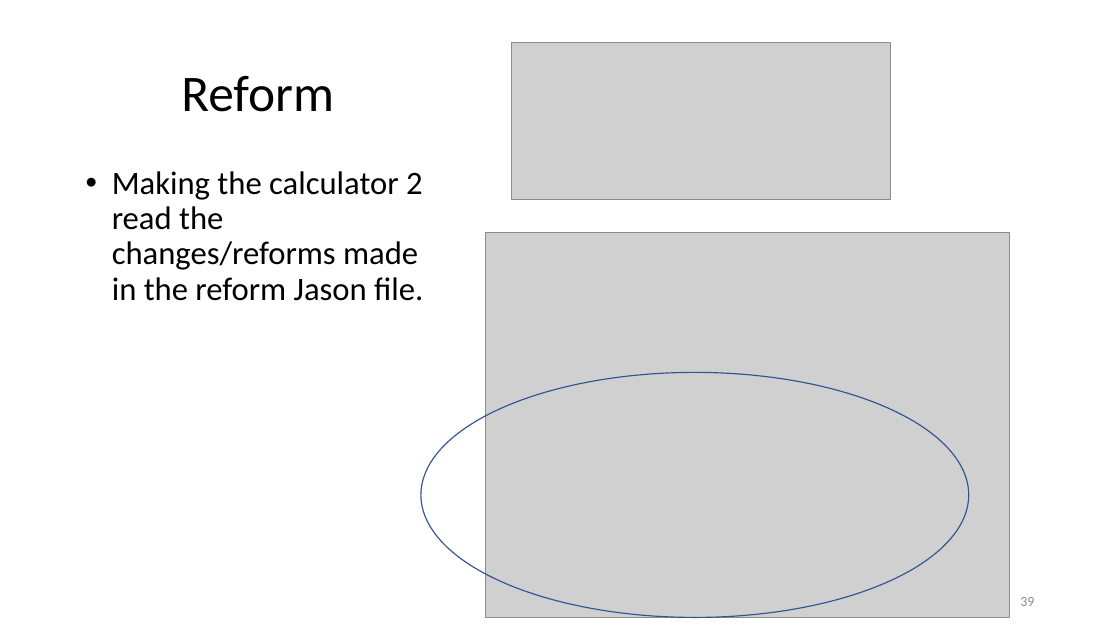
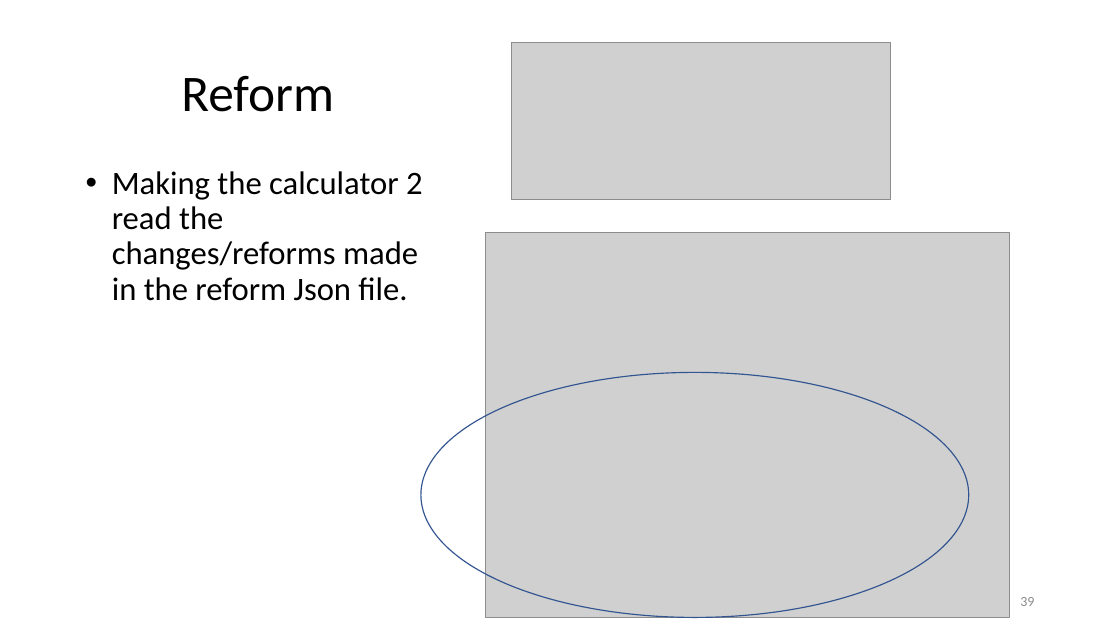
Before and after one commit to Macedonia-Tax/Microsimulation_Macedonia_Tax, a slide deck: slide 39 of microsimulation_manual/Tax Microsimulation Model July 2020.pptx. Drawn at 1120x630 pixels with LibreOffice and Linux fonts; fonts in the diff are those of the drawing; grey boxes stand for pictures. Boxes give left, top, right and bottom in pixels: in the first picture for what was removed or moved away, otherwise in the second. Text is boxed around its words. In the diff, an @@ line names an element or a change of style, - is before the commit and + after.

```diff
--- a/microsimulation_manual/Tax Microsimulation Model July 2020.pptx
+++ b/microsimulation_manual/Tax Microsimulation Model July 2020.pptx
@@ text at [112,171,423,301]: text changed @@
-• Making the calculator 2 read the changes/reforms made in the reform Jason file.
+• Making the calculator 2 read the changes/reforms made in the reform Json file.
```
Also in this commit, not shown: 14 other files.
